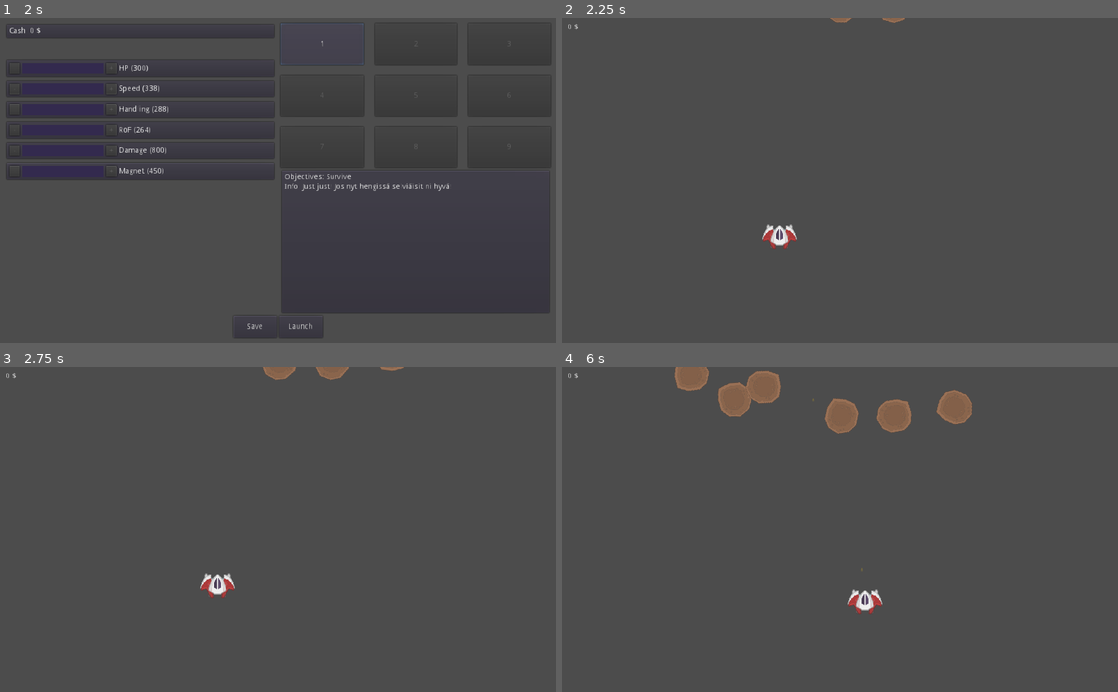
Above: before the commit, frames 1-4 (two rows, left to right).
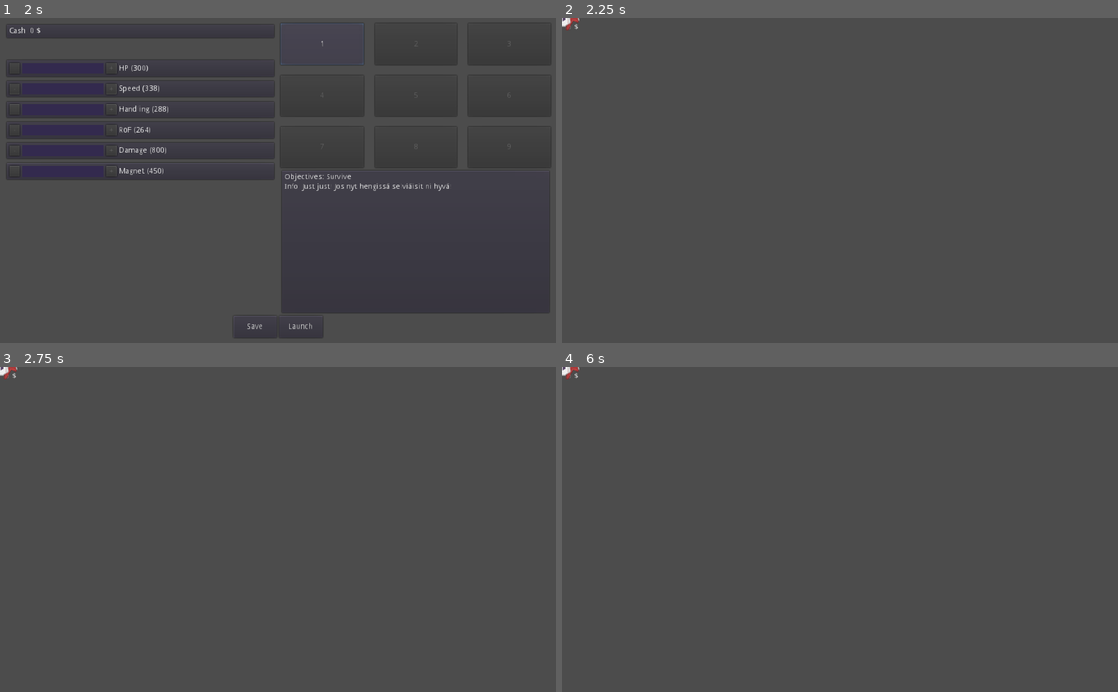
Above: after the commit, the same moments.

Repository: Kessinen/HCSSpace-Origins
Game: Godot game, scene res://Menus/Mainmenu.tscn
Same seed, same stepped clock (60 frames per second), same inputs: the game is played once before the commit and once after it.
Inputs:
- Up to frame 1 (2 s): click "New Game" at 0.5 s; click "1" at 1.25 s
- Up to frame 2 (2.25 s): click "Launch" at 2 s
- Up to frame 3 (2.75 s): no input
- Up to frame 4 (6 s): tap Enter at 2.75 s; hold D (move_right) 2.78-3.53 s; hold Space (shoot) 2.78-3.53 s; hold S (move_down) 3.53-4.28 s; tap Space (shoot) at 3.6, 5.1 s; hold D (move_right) 4.28-5.03 s; hold Space (shoot) 4.28-5.03 s; hold W (move_up) 5.03-5.78 s; hold A (move_left) from 5.78 s (still down); hold Space (shoot) from 5.78 s (still down)

Frame 1 is identical in both runs. In frame 2, 0.5% of the frame differs, in the area x 0-62%, y 0-72%; in frame 3, 0.8%; in frame 4, 3.3%, in the area x 0-74%, y 0-77%.
Error after the commit: Parse Error: Can't preload resource at path: res://GUI/stageLost.tscn (res://Levels/Lvl1/Level1.gd:3)

Commit message:
ADD Death screen

Diff:
--- /dev/null
+++ b/src/GUI/stageLost.gd
@@ -0,0 +1,10 @@
+extends Control
+
+func _on_btnQuit_pressed():
+	get_tree().change_scene("res://Menus/LevelSelect.tscn")
+	queue_free()
+
+
+func _on_btnRestart_pressed():
+	get_tree().change_scene("res://Levels/Lvl1/Level1.tscn")
+	queue_free()
--- a/src/Levels/Lvl1/Level1.gd
+++ b/src/Levels/Lvl1/Level1.gd
@@ -1,11 +1,15 @@
 extends "res://Levels/levels.gd"
 
+onready var plstageLost = preload("res://GUI/stageLost.tscn")
+onready var hudStageLost = plstageLost.instance()
+
 func _ready():
+
 	var player = $Player
 	player.position = PlayerStartingPos
 	player.z_index = -1
 
-	$EnemySpawner.spawnEnemy("Asteroid",10, Vector2(0,500))
+	$EnemySpawner.spawnEnemy("Asteroid",20, Vector2(0,1000))
 
 func _process(delta):
 	checkLevelStatus()
@@ -15,3 +19,6 @@
 	var lootOnScreen := get_tree().get_nodes_in_group("Loot").size()
 	if enemies + lootOnScreen == 0:
 		levelComplete(1)
+
+func _on_Player_IDied():
+	get_parent().add_child(hudStageLost)
--- a/src/Levels/Lvl1/Level1.tscn
+++ b/src/Levels/Lvl1/Level1.tscn
@@ -39,4 +39,5 @@
 
 [node name="Player" parent="." instance=ExtResource( 4 )]
 
+[connection signal="IDied" from="Player" to="." method="_on_Player_IDied"]
 [connection signal="lootChanged" from="Player" to="Gui" method="_on_Player_lootChanged"]
--- a/src/Player/Player.gd
+++ b/src/Player/Player.gd
@@ -8,9 +8,11 @@
 var curHP : int
 var velocity = Vector2.ZERO
 onready var plBullet1 = preload("res://Bullets/Player/Bullet1.tscn")
+onready var plDied = preload("res://GUI/stageLost.tscn")
 
 signal lootChanged(newValue)
 signal hpChanged(newValue)
+signal IDied()
 
 func _ready():
 	curHP = playerStats["shipHP"]
@@ -53,6 +55,7 @@
 
 func die():
 	Score = 0
+	emit_signal("IDied")
 	queue_free()
 
 func _on_Magnet_body_entered(body):
